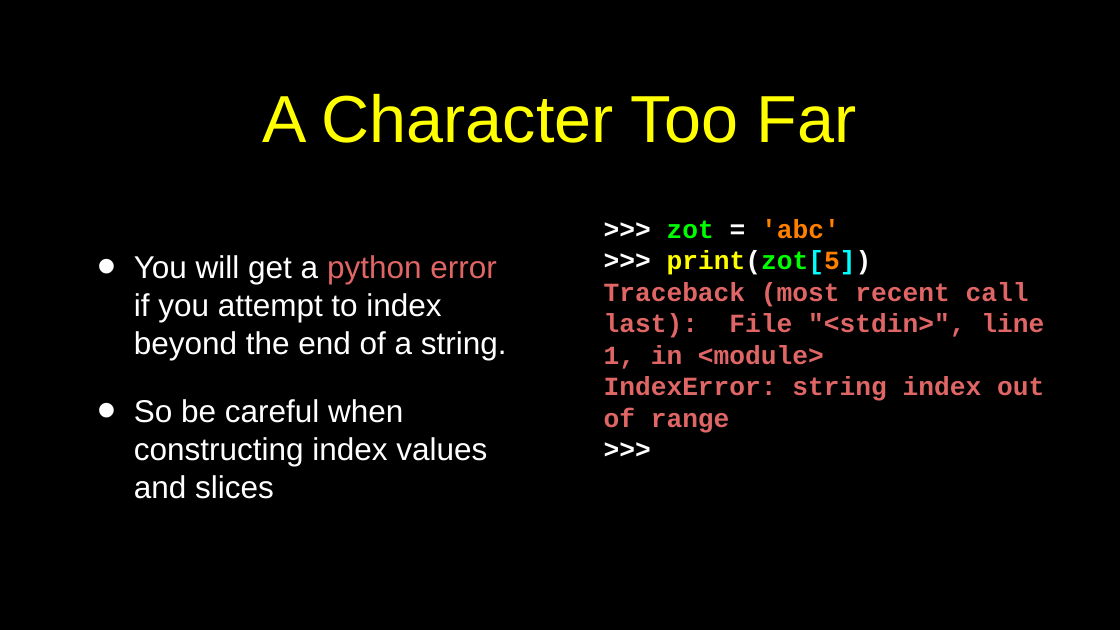
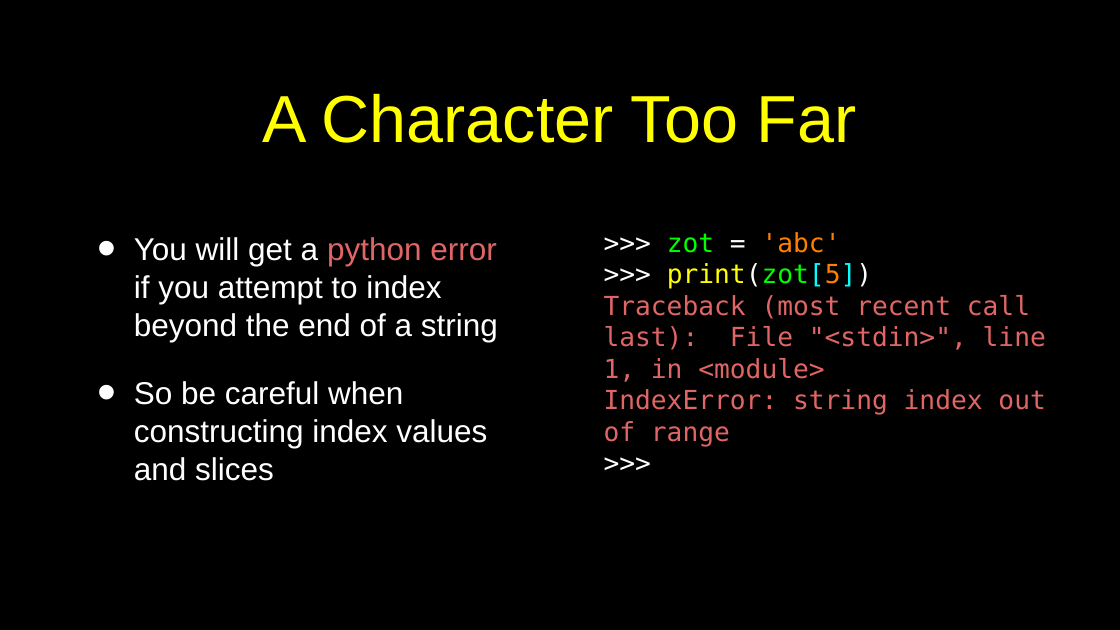
Before and after one commit to csev/py4e, a slide deck: slide 5 of lectures3/Pythonlearn-06-Strings.pptx. Drawn at 1120x630 pixels with LibreOffice and Linux fonts; fonts in the diff are those of the drawing. Boxes give left, top, right and bottom in pixels: in the first picture for what was removed or moved away, otherwise in the second. Text is boxed around its words. In the diff, an @@ line names an element or a change of style, - is before the commit and + after.

```diff
--- a/lectures3/Pythonlearn-06-Strings.pptx
+++ b/lectures3/Pythonlearn-06-Strings.pptx
@@ text at [134, 237, 498, 342]: text changed @@
-• You will get a python error if you attempt to index beyond the end of a string.
+• You will get a python error if you attempt to index beyond the end of a string
@@ text ">>> zot = 'abc'": place and size @@
-text ">>> zot = 'abc'" at [604, 220, 1044, 433]
+text ">>> zot = 'abc'" at [604, 232, 1046, 447]
@@ text ">>> zot = 'abc'" at [604, 232, 1046, 447]: font Courier New to DejaVu Sans Mono, bold off @@
```
Also in this commit, not shown: 28 other slides changed, 2 other files.
